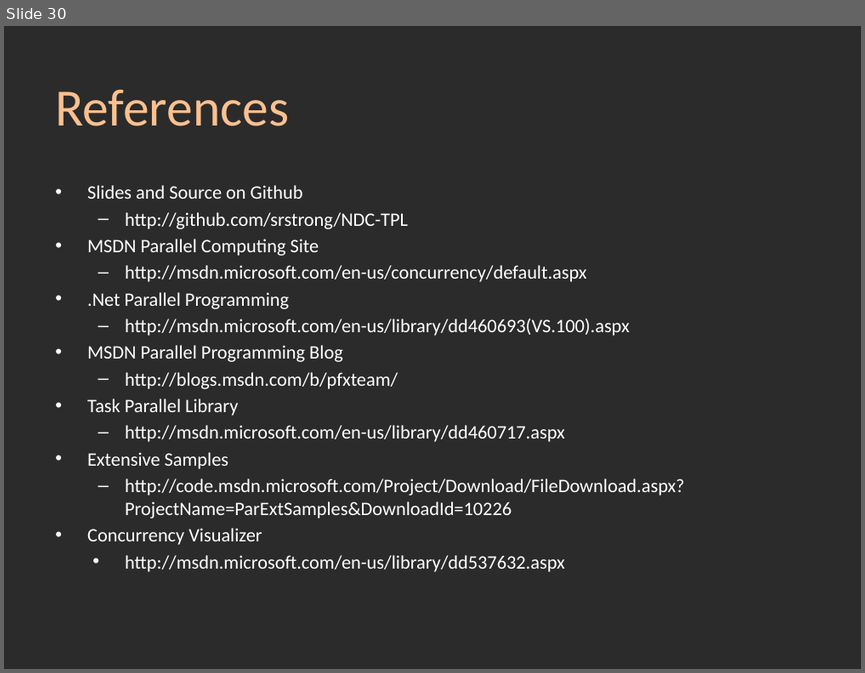
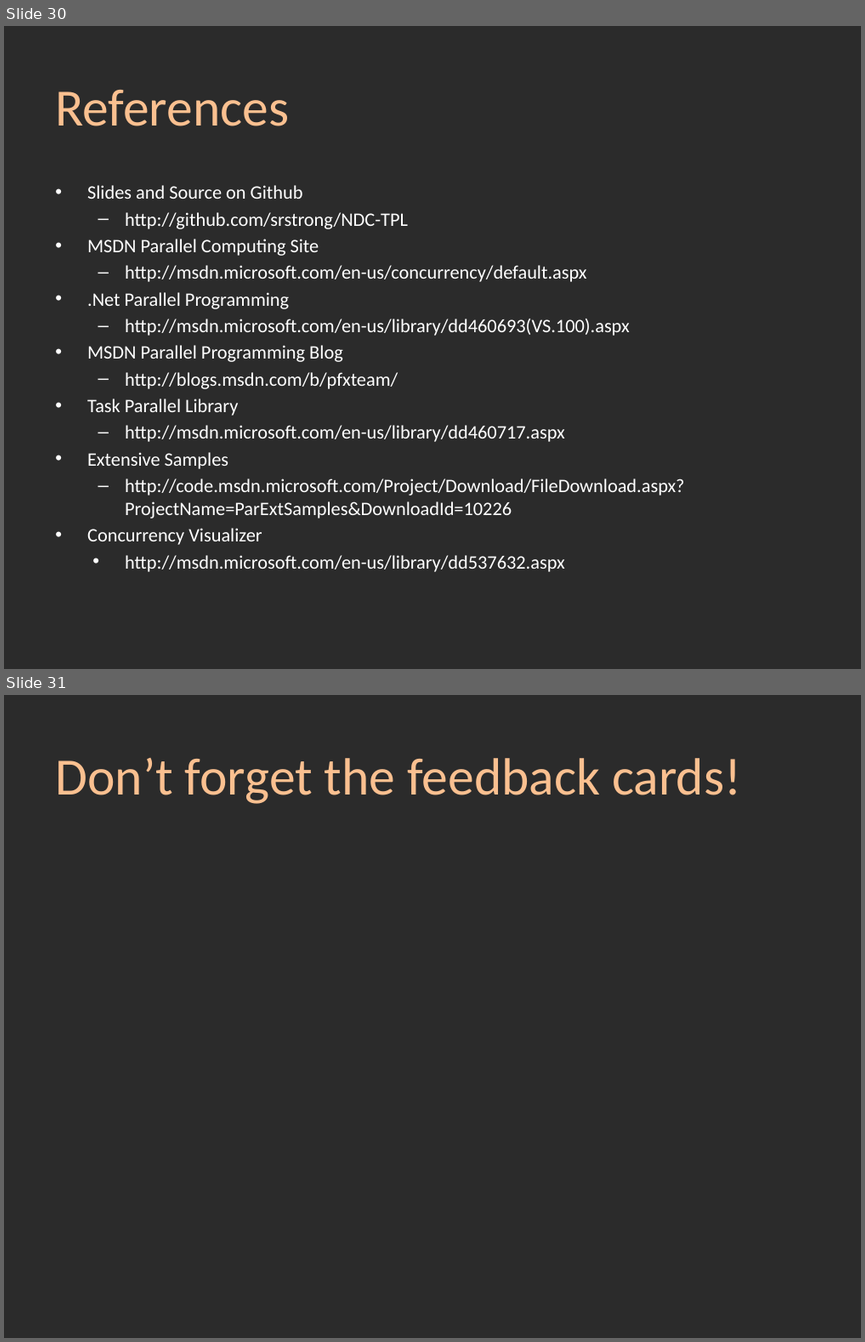
Before and after one commit to srstrong/NDC-TPL, a slide deck: Task Parallel Library.pptx. Shown one above the other, each under a label of ours: slide 30 before the commit, slides 30 and 31 after it. The pictures are 865x673 and 865x1342 pixels, drawn with LibreOffice and Linux fonts; fonts in the diff are those of the drawing; background and template pictures are left out; a plain dark background stands for a picture behind light text. Boxes give left, top, right and bottom in pixels: in the first picture for what was removed or moved away, otherwise in the second. Text is boxed around its words. In the diff, an @@ line names an element or a change of style, - is before the commit and + after.

```diff
--- a/Task Parallel Library.pptx
+++ b/Task Parallel Library.pptx
@@ slide 31 added at (x1=4, y1=695, x2=861, y2=1338), background picture (left out) @@
@@ title added at (x1=55, y1=758, x2=741, y2=804), 44 pt, text #FAC090 @@
+Don’t forget the feedback cards!
```
Also in this commit, not shown: 2 slides changed, 1 other file.
